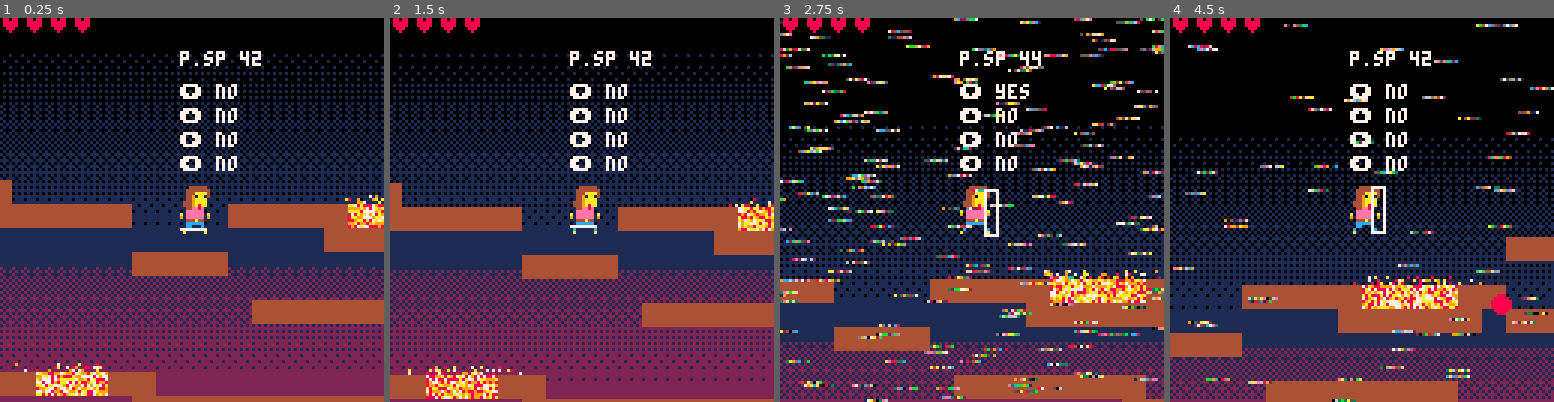
Above: before the commit, frames 1-4 (left to right).
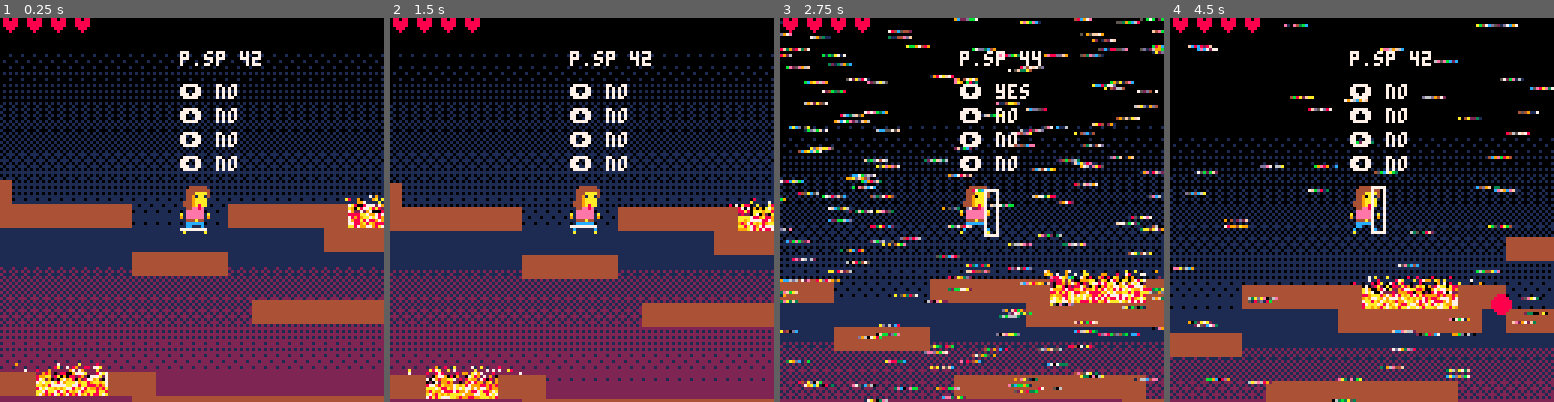
Above: after the commit, the same moments.

Repository: EmilieRobert33/SPOOKJAM
Game: PICO-8 cartridge spookjam.p8
Two runs of this game, one before a commit and one after it. Both use one fixed random seed, a clock stepped at 60 frames per second and the inputs below.
Inputs:
- Up to frame 1 (0.25 s): no input
- Up to frame 2 (1.5 s): tap X (X key) at 0.33, 1.07 s; tap O (Z key) at 0.7 s
- Up to frame 3 (2.75 s): hold Right 1.6-2.1 s; tap O (Z key) at 1.7, 2.1, 2.5 s; tap X (X key) at 1.85 s; hold Right from 2.47 s (still down)
- Up to frame 4 (4.5 s): tap O (Z key) every 0.4 s from 2.9 to 4.1 s; tap X (X key) at 2.97, 4.08 s; release Right at 3.03 s; hold Left 3.08-3.58 s; hold Right from 4.02 s (still down)

The runs differ from the first frame. In frame 1, 1.4% of the frame differs, in the area x 9-100%, y 48-99%; in frame 2, 1.4%; in frame 3, 1.2%; in frame 4, 1.3%.

Commit message:
modif de la lave

Diff:
--- a/spookjam.p8
+++ b/spookjam.p8
@@ -768,7 +768,13 @@
  for n=1,#lave do
   for i=0,7 do
    for y=0,7 do
-    pset(lave[n].x+i,lave[n].y+y,rnd(lave_pal))
+    if (y<=2) then
+     palt(0,true)
+     pset(lave[n].x+i,lave[n].y+y,rnd({7,8,9,10,2,0}))
+     palt(0,false)
+    else
+     pset(lave[n].x+i,lave[n].y+y,rnd(lave_pal))
+    end
    end
   end
  end
